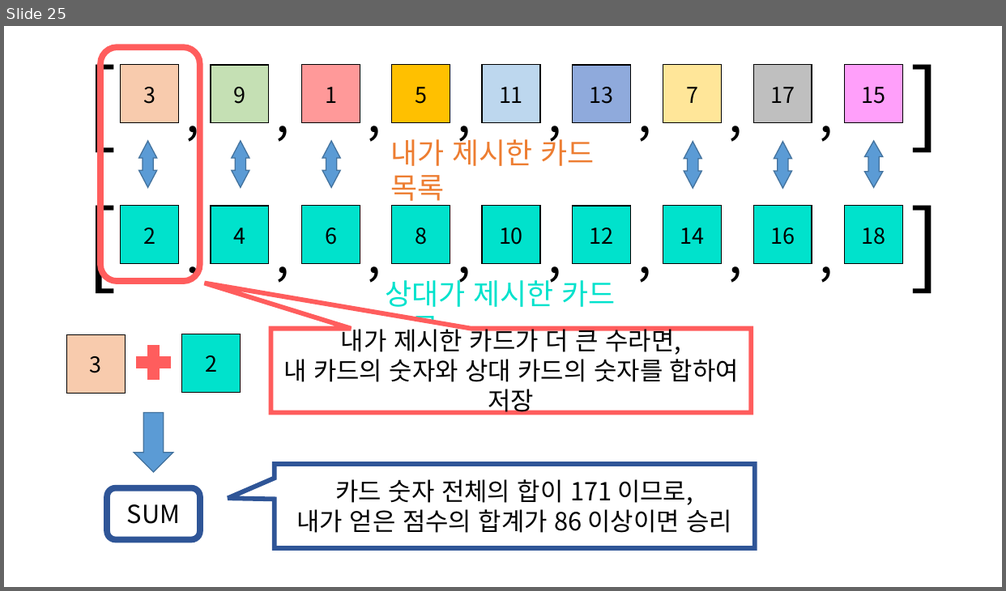
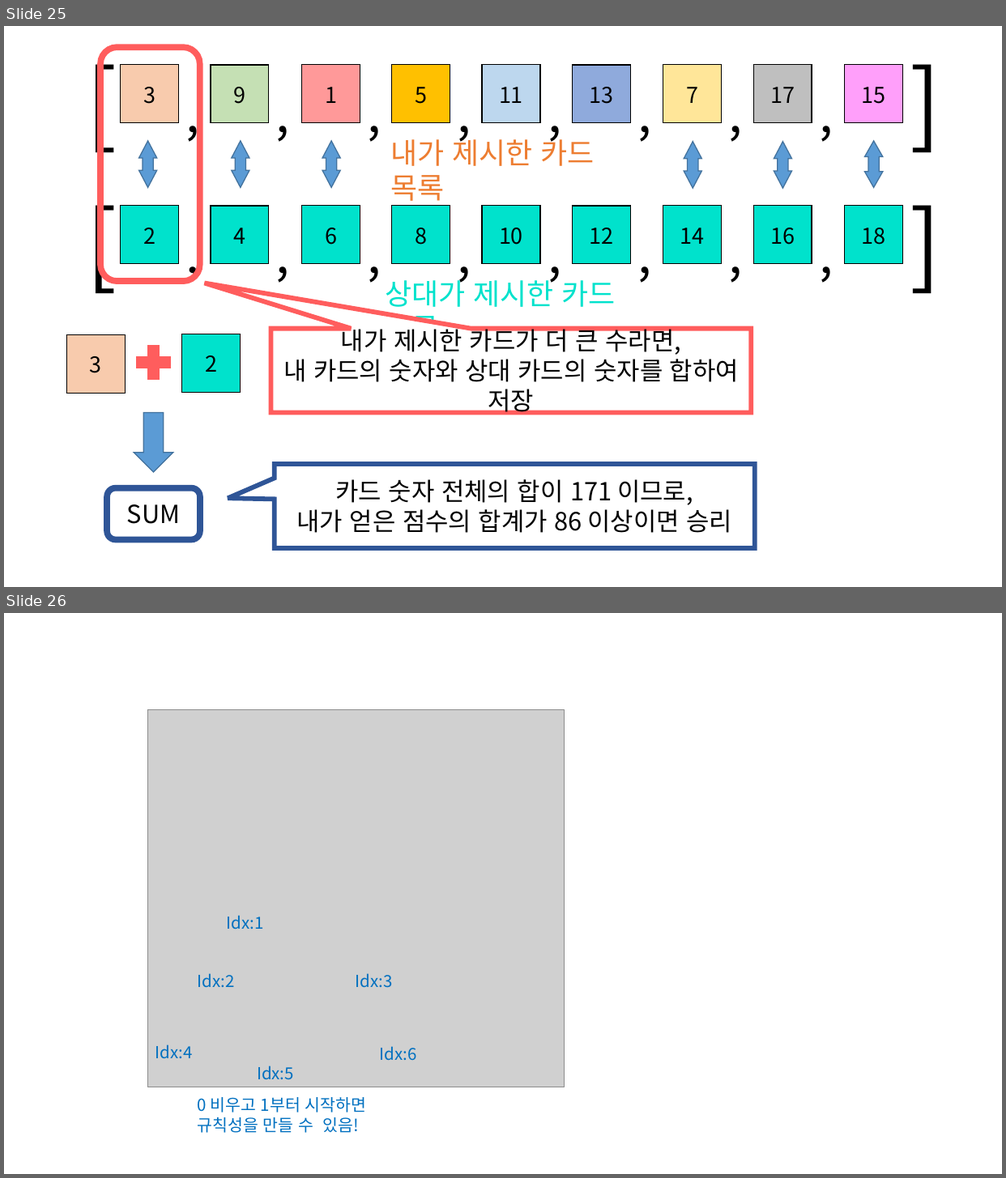
Before and after one commit to DataMarksman/TIL, a slide deck: 1.NOTE/노트필기 시각 자료 ppt.pptx. Shown one above the other, each under a label of ours: slide 25 before the commit, slides 25 and 26 after it. The pictures are 1006x591 and 1006x1178 pixels, drawn with LibreOffice and Linux fonts; fonts in the diff are those of the drawing; grey boxes stand for pictures. Boxes give left, top, right and bottom in pixels: in the first picture for what was removed or moved away, otherwise in the second. Text is boxed around its words. In the diff, an @@ line names an element or a change of style, - is before the commit and + after.

```diff
--- a/1.NOTE/노트필기 시각 자료 ppt.pptx
+++ b/1.NOTE/노트필기 시각 자료 ppt.pptx
@@ slide 26 added at (4, 613, 1002, 1174), background #FFFFFF @@
@@ picture added at (147, 709, 564, 1087) @@
@@ text added at (227, 915, 264, 930), 16 pt, text #0070C0 @@
+Idx:1
@@ text added at (198, 973, 235, 988), 16 pt, text #0070C0 @@
+Idx:2
@@ text added at (356, 973, 393, 988), 16 pt, text #0070C0 @@
+Idx:3
@@ text added at (155, 1045, 193, 1059), 16 pt, text #0070C0 @@
+Idx:4
@@ text added at (380, 1046, 417, 1061), 16 pt, text #0070C0 @@
+Idx:6
@@ text added at (257, 1066, 294, 1080), 16 pt, text #0070C0 @@
+Idx:5
@@ text added at (198, 1097, 366, 1133), 16 pt, text #0070C0 @@
+0 비우고 1부터 시작하면 규칙성을 만들 수 있음!
```
Also in this commit, not shown: 3 other slides added, 8 other files.
